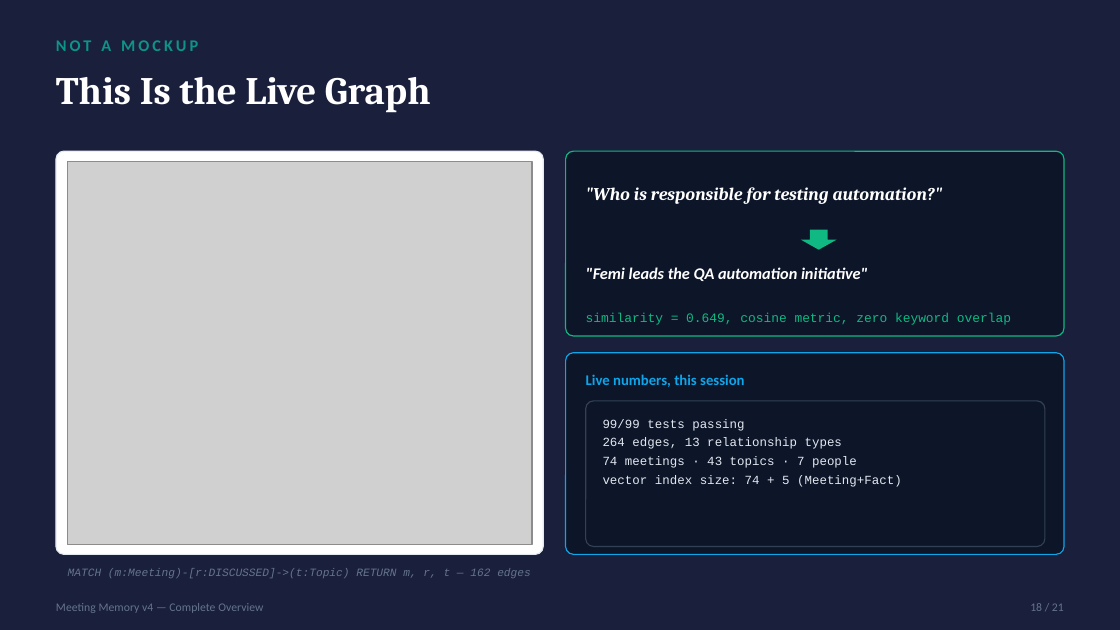
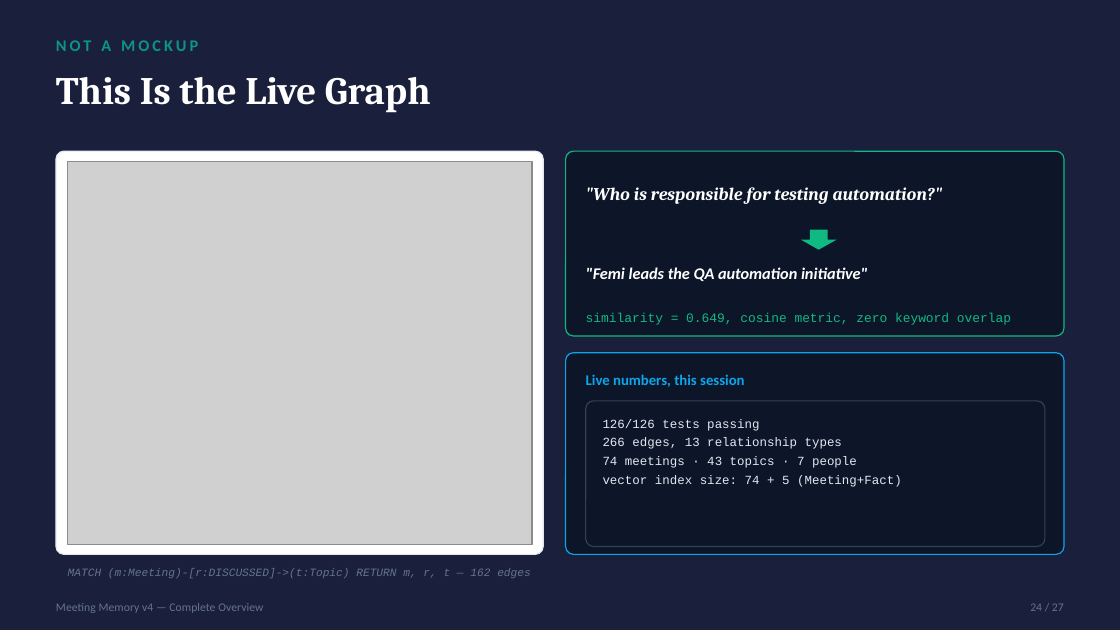
Before and after one commit to shubham-gaur-x/airbyte-lm-studio-memgraph, a slide deck: slide 24 of docs/demo_assets/Meeting_Memory_v4_Overview.pptx (slide 17 before the commit). Drawn at 1120x630 pixels with LibreOffice and Linux fonts; fonts in the diff are those of the drawing; grey boxes stand for pictures. Boxes give left, top, right and bottom in pixels: in the first picture for what was removed or moved away, otherwise in the second. Text is boxed around its words. In the diff, an @@ line names an element or a change of style, - is before the commit and + after.

```diff
--- a/docs/demo_assets/Meeting_Memory_v4_Overview.pptx
+++ b/docs/demo_assets/Meeting_Memory_v4_Overview.pptx
@@ text at [603,419,842,449]: text changed @@
-99/99 tests passing
-264 edges, 13 relationship types
+126/126 tests passing
+266 edges, 13 relationship types
@@ text at [1030,603,1064,611]: text changed @@
-18 / 21
+24 / 27
```
Also in this commit, not shown: 18 other slides changed, 7 slides added, 7 other files.
